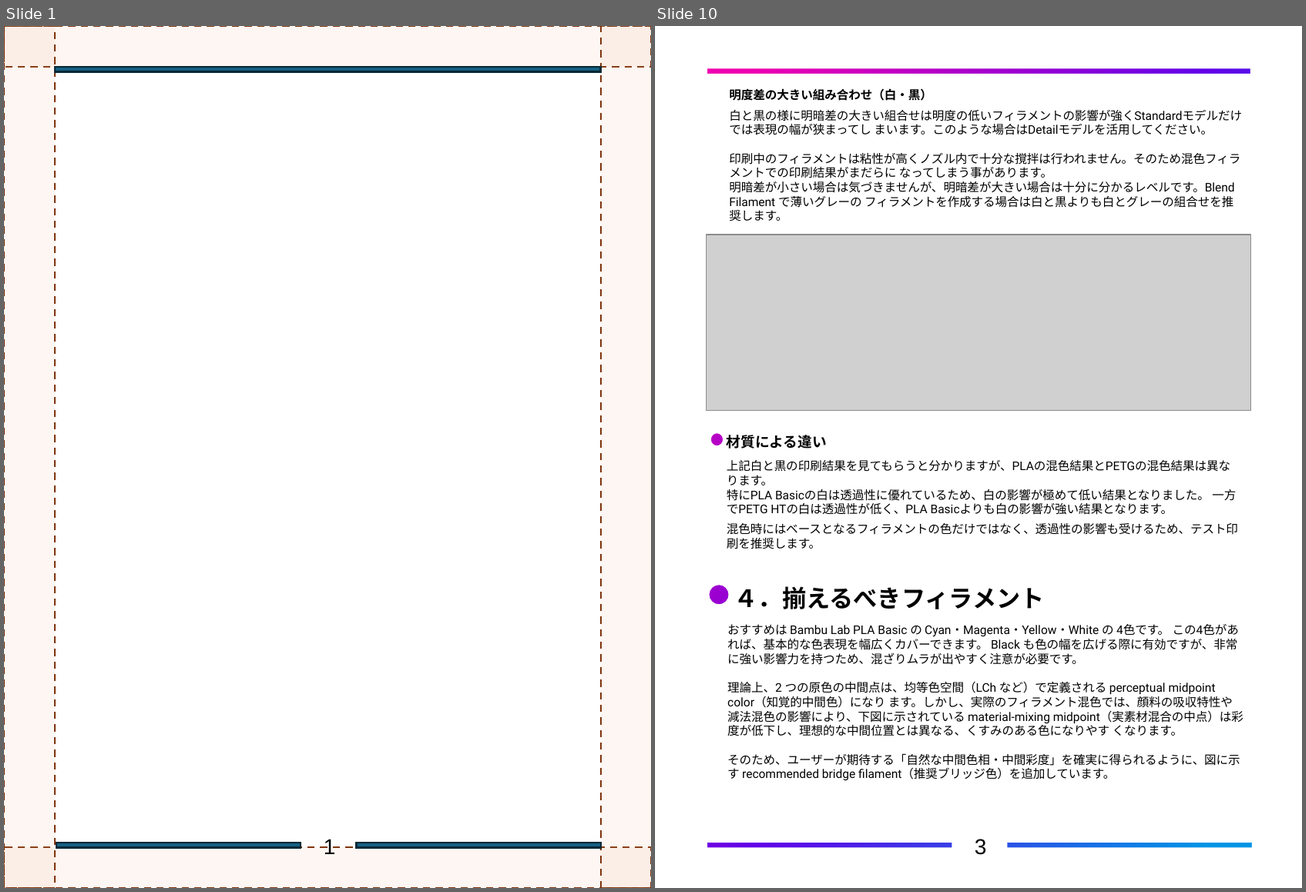
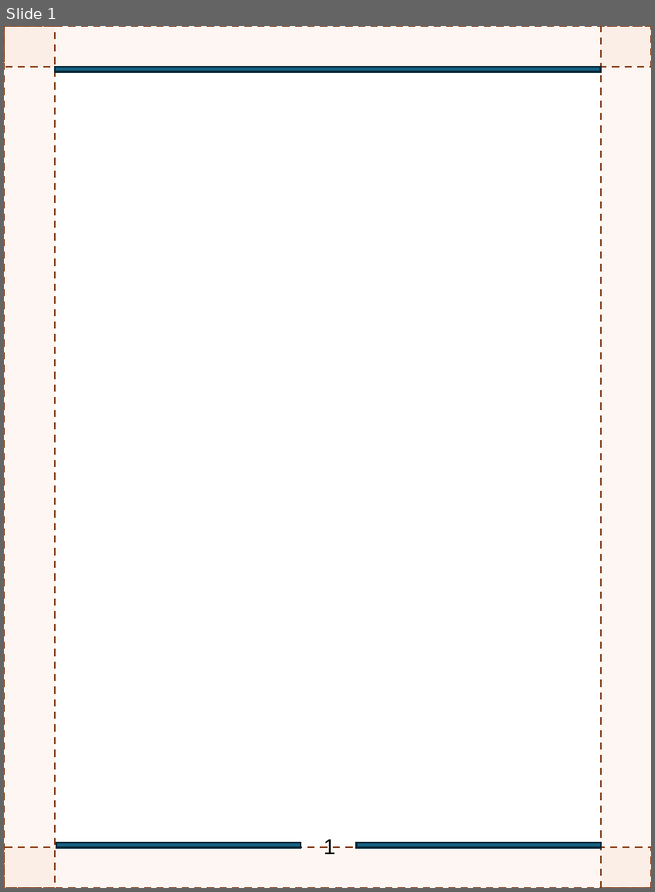
Before and after one commit to FlexChromaHQ/FlexChroma, a slide deck: Documents/Original/FlexChroma_Blend_Filament_EN.pptx. Shown side by side, each under a label of ours: slides 1 and 10 before the commit, slide 1 after it; the slides between them are not shown. The pictures are 1306x892 and 655x892 pixels, drawn with LibreOffice and Linux fonts; fonts in the diff are those of the drawing; grey boxes stand for pictures. Boxes give left, top, right and bottom in pixels: in the first picture for what was removed or moved away, otherwise in the second. Text is boxed around its words. In the diff, an @@ line names an element or a change of style, - is before the commit and + after.

Commit message:
Update Blend fialment guide En

```diff
--- a/Documents/Original/FlexChroma_Blend_Filament_EN.pptx
+++ b/Documents/Original/FlexChroma_Blend_Filament_EN.pptx
@@ slide 10 removed at (x1=655, y1=26, x2=1302, y2=888), background #FFFFFF @@
@@ freeform shape removed at (x1=657, y1=27, x2=1302, y2=888) @@
@@ rectangle removed at (x1=660, y1=31, x2=1301, y2=884) @@
@@ text removed at (x1=729, y1=88, x2=1242, y2=221) @@
-明度差の大きい組み合わせ（白・黒）
-白と黒の様に明暗差の大きい組合せは明度の低いフィラメントの影響が強くStandardモデルだけでは表現の幅が狭まってし まいます。このような場合はDetailモデルを活用してください。
-印刷中のフィラメントは粘性が高くノズル内で十分な撹拌は行われません。そのため混色フィラメントでの印刷結果がまだらに なってしまう事があります。
-明暗差が小さい場合は気づきませんが、明暗差が大きい場合は十分に分かるレベルです。Blend Filament で薄いグレーの フィラメントを作成する場合は白と黒よりも白とグレーの組合せを推奨します。
@@ picture removed at (x1=706, y1=235, x2=1250, y2=411) @@
@@ text removed at (x1=727, y1=435, x2=1238, y2=550) @@
-材質による違い
-上記白と黒の印刷結果を見てもらうと分かりますが、PLAの混色結果とPETGの混色結果は異なります。
-特にPLA Basicの白は透過性に優れているため、白の影響が極めて低い結果となりました。 一方でPETG HTの白は透過性が低く、PLA Basicよりも白の影響が強い結果となります。
-混色時にはベースとなるフィラメントの色だけではなく、透過性の影響も受けるため、テスト印刷を推奨します。
@@ text removed at (x1=734, y1=587, x2=1045, y2=610) @@
-４．揃えるべきフィラメント
@@ text removed at (x1=727, y1=624, x2=1243, y2=781) @@
-おすすめは Bambu Lab PLA Basic の Cyan・Magenta・Yellow・White の 4色です。 この4色があれば、基本的な色表現を幅広くカバーできます。 Black も色の幅を広げる際に有効ですが、非常に強い影響力を持つため、混ざりムラが出やすく注意が必要です。
-理論上、2 つの原色の中間点は、均等色空間（LCh など）で定義される perceptual midpoint color（知覚的中間色）になり ます。しかし、実際のフィラメント混色では、顔料の吸収特性や減法混色の影響により、下図に示されている material-mixing midpoint（実素材混合の中点）は彩度が低下し、理想的な中間位置とは異なる、くすみのある色になりやす くなります。
-そのため、ユーザーが期待する「自然な中間色相・中間彩度」を確実に得られるように、図に示す recommended bridge filament（推奨ブリッジ色）を追加しています。
@@ text removed at (x1=975, y1=839, x2=987, y2=855) @@
-3
```
Also in this commit, not shown: 5 slides changed, 7 slides added, 6 other slides removed, 3 other files.
